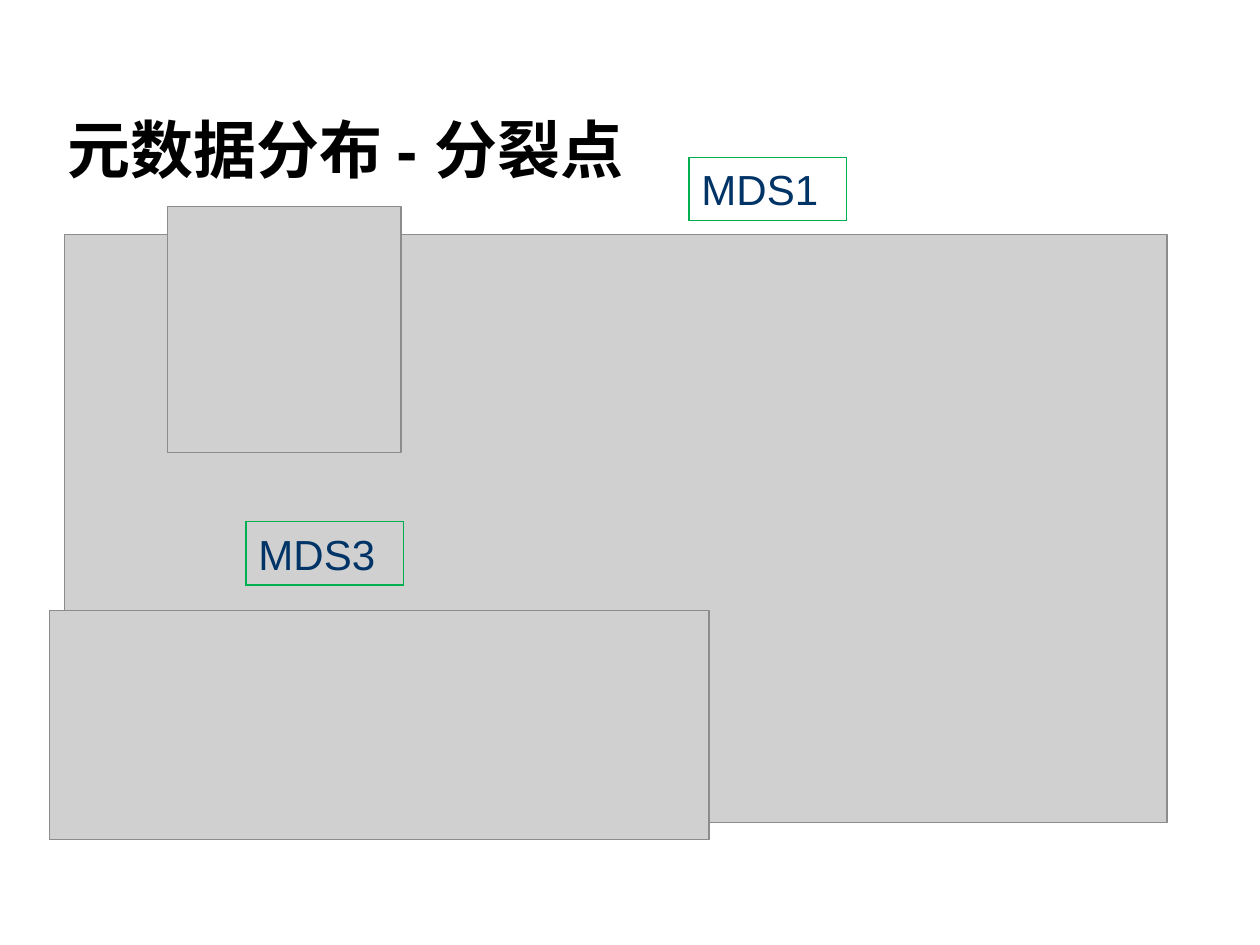
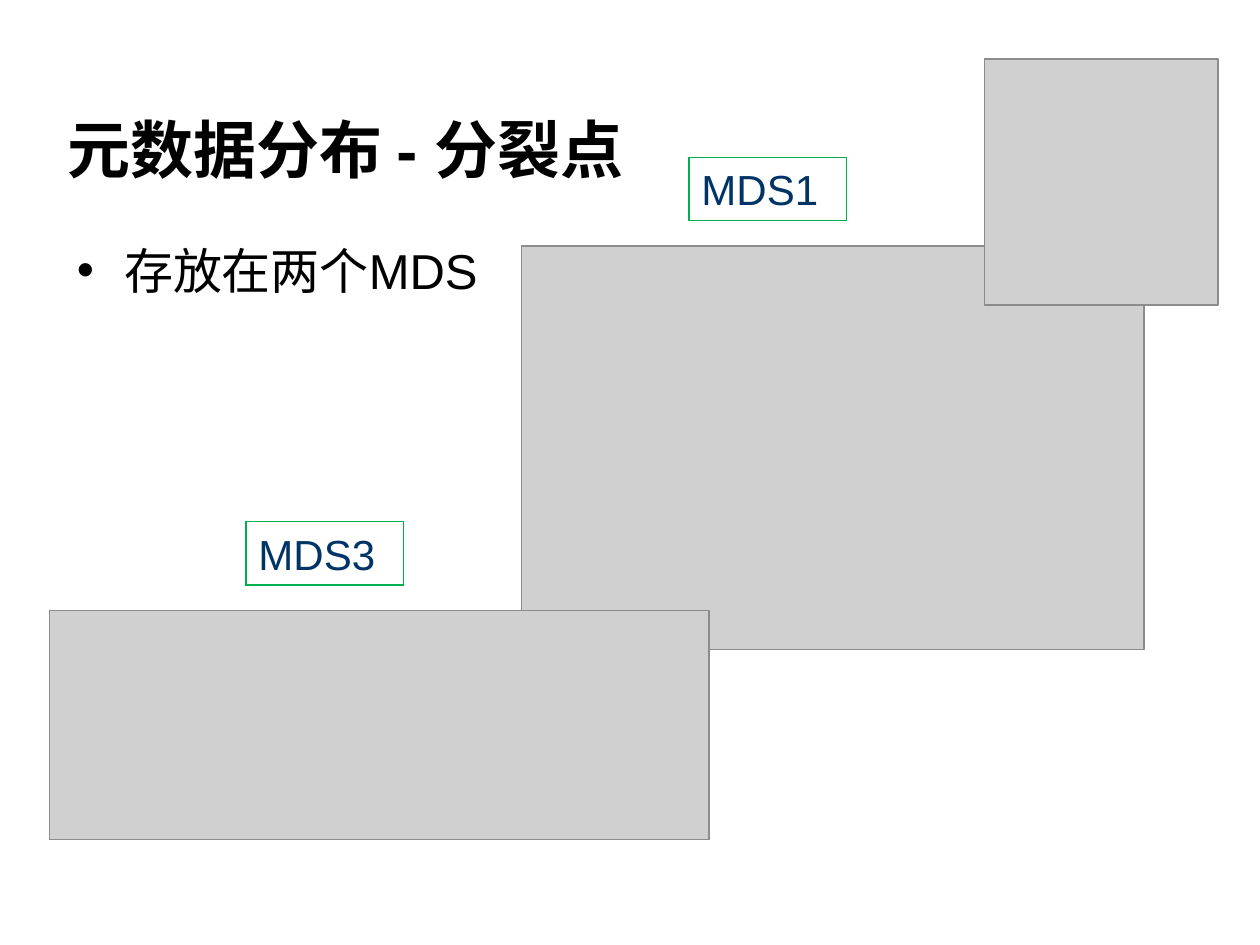
Before and after one commit to cheliequan/idning-paper, a slide deck: slide 15 of draft/答辩.ppt. Drawn at 1260x945 pixels with LibreOffice and Linux fonts; fonts in the diff are those of the drawing; grey boxes stand for pictures; background and template pictures are left out. Boxes give left, top, right and bottom in pixels: in the first picture for what was removed or moved away, otherwise in the second. Text is boxed around its words. In the diff, an @@ line names an element or a change of style, - is before the commit and + after.

```diff
--- a/draft/答辩.ppt
+++ b/draft/答辩.ppt
@@ picture: place and size @@
-picture at <box>168,207,401,452</box>
+picture at <box>984,59,1217,305</box>
@@ picture removed at <box>64,234,1167,823</box> @@
@@ text added at <box>124,248,477,293</box>, 28 pt, text #000000 @@
+• 存放在两个MDS
@@ picture added at <box>522,246,1144,649</box> @@
```
Also in this commit, not shown: 7 other slides changed, 2 other files.
